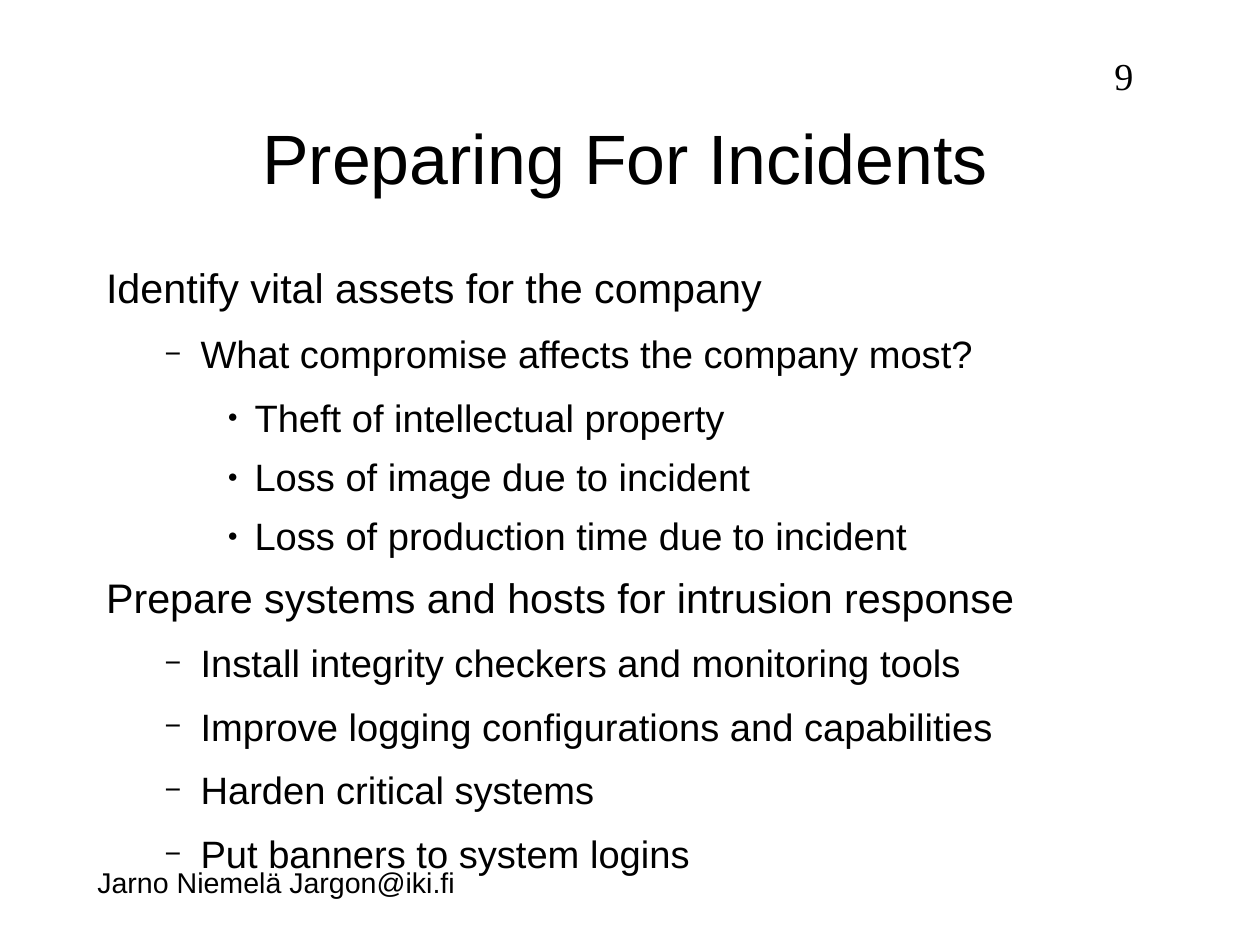
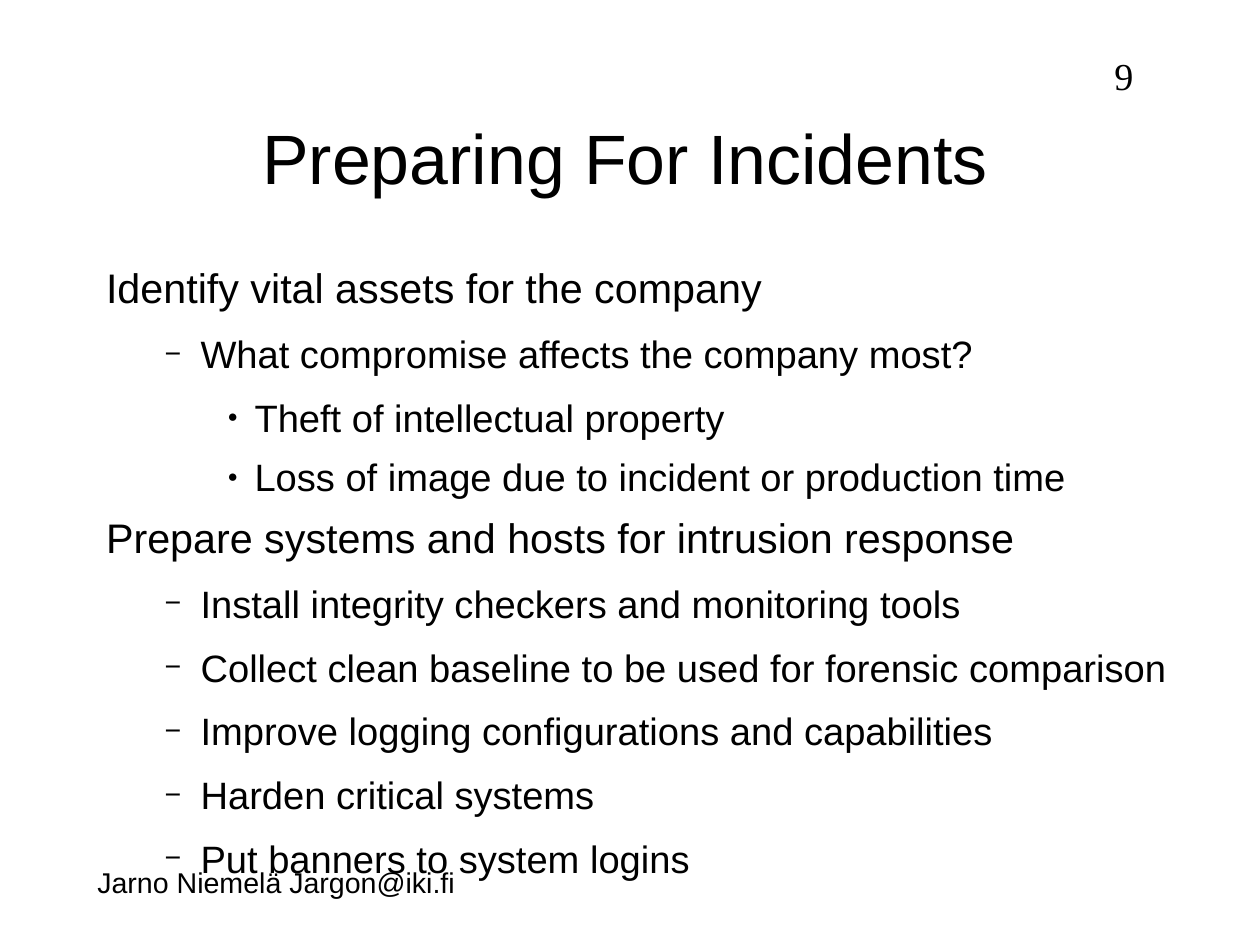
Before and after one commit to jarno-niemela/corporate_cyber_defence, a slide deck: slide 9 of Incident Response/IncidentResponse.odp. Drawn at 1260x945 pixels with LibreOffice and Linux fonts; fonts in the diff are those of the drawing; background and template pictures are left out. Boxes give left, top, right and bottom in pixels: in the first picture for what was removed or moved away, otherwise in the second. Text is boxed around its words. In the diff, an @@ line names an element or a change of style, - is before the commit and + after.

```diff
--- a/Incident Response/IncidentResponse.odp
+++ b/Incident Response/IncidentResponse.odp
@@ text at (255, 463, 1065, 499): text changed @@
-    ● Loss of image due to incident
-    ● Loss of production time due to incident
+    ● Loss of image due to incident or production time
@@ text at (201, 654, 1166, 690): paragraph added @@
+  − Collect clean baseline to be used for forensic comparison
```
Also in this commit, not shown: 6 other slides changed, 3 slides added, 1 slide removed, 2 other files.
